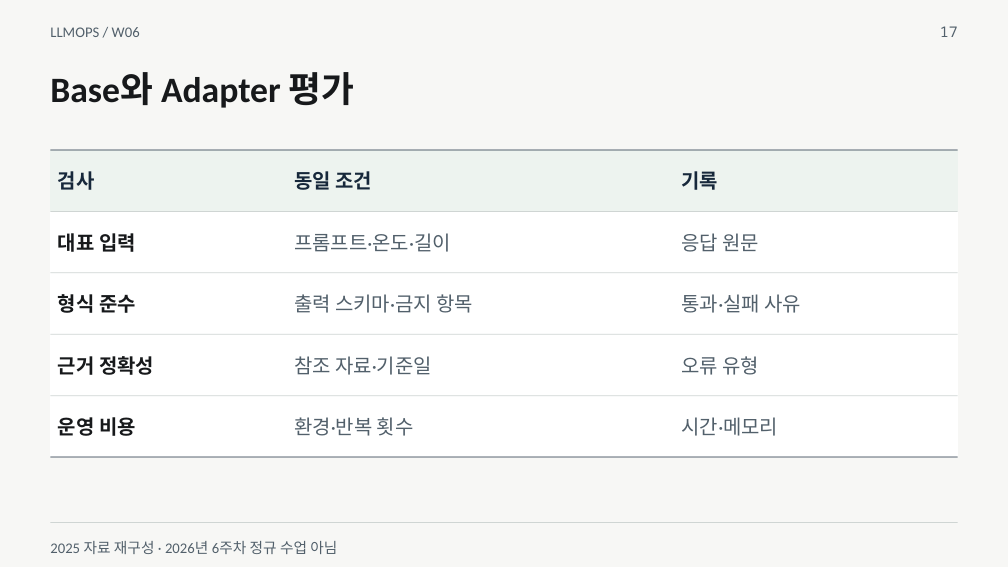
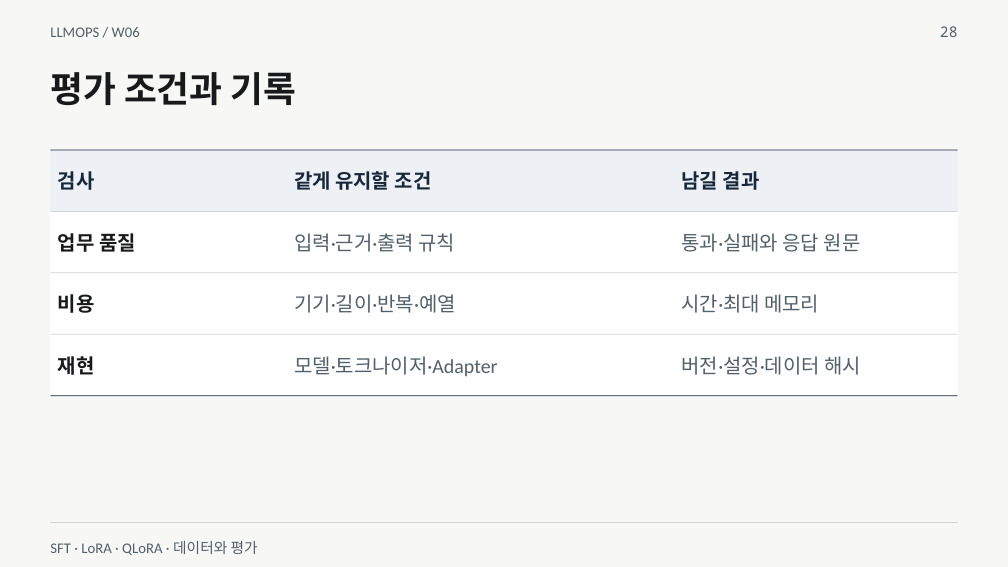
Before and after one commit to smilesjcha/llmops-16week, a slide deck: slide 28 of week06/lecture/06_week6_sft_lora_reference.pptx (slide 17 before the commit). Drawn at 1008x567 pixels with LibreOffice and Linux fonts; fonts in the diff are those of the drawing. Boxes give left, top, right and bottom in pixels: in the first picture for what was removed or moved away, otherwise in the second. Text is boxed around its words. In the diff, an @@ line names an element or a change of style, - is before the commit and + after.

```diff
--- a/week06/lecture/06_week6_sft_lora_reference.pptx
+++ b/week06/lecture/06_week6_sft_lora_reference.pptx
@@ text at [940,26,958,37]: text changed @@
-17
+28
@@ text at [50,72,297,105]: text changed @@
-Base와 Adapter 평가
+평가 조건과 기록
@@ table at [51,150,957,395] @@
-row 1: 검사 | 동일 조건 | 기록
-row 2: 대표 입력 | 프롬프트·온도·길이 | 응답 원문
-row 3: 형식 준수 | 출력 스키마·금지 항목 | 통과·실패 사유
-row 4: 근거 정확성 | 참조 자료·기준일 | 오류 유형
-row 5: 운영 비용 | 환경·반복 횟수 | 시간·메모리
+row 1: 검사 | 같게 유지할 조건 | 남길 결과
+row 2: 업무 품질 | 입력·근거·출력 규칙 | 통과·실패와 응답 원문
+row 3: 비용 | 기기·길이·반복·예열 | 시간·최대 메모리
+row 4: 재현 | 모델·토크나이저·Adapter | 버전·설정·데이터 해시
@@ rectangle at [51,395,958,396]: fill #CFD5D3 to #17283B @@
@@ rectangle removed at [51,457,958,457] @@
@@ text at [50,541,258,555]: text changed @@
-2025 자료 재구성 · 2026년 6주차 정규 수업 아님
+SFT · LoRA · QLoRA · 데이터와 평가
```
Also in this commit, not shown: 10 other slides changed, 21 slides added, 9 slides removed, 30 other files.
